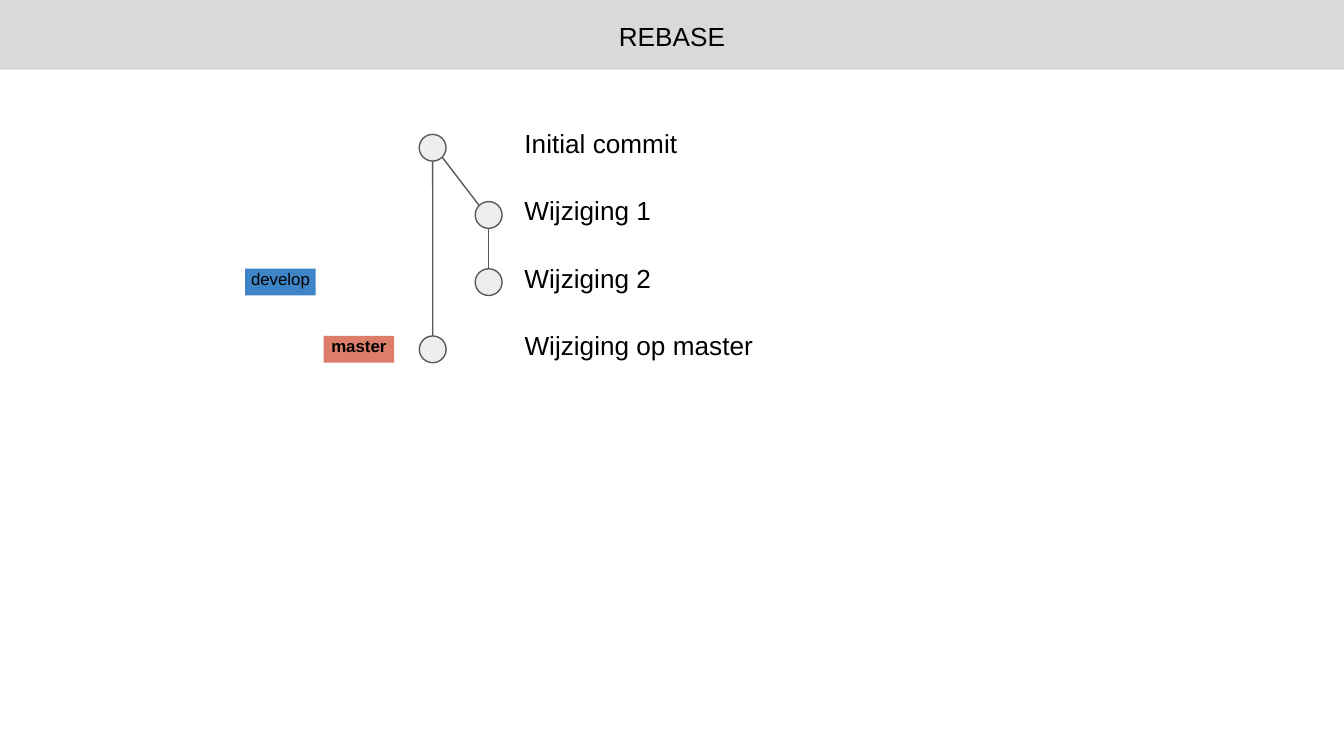
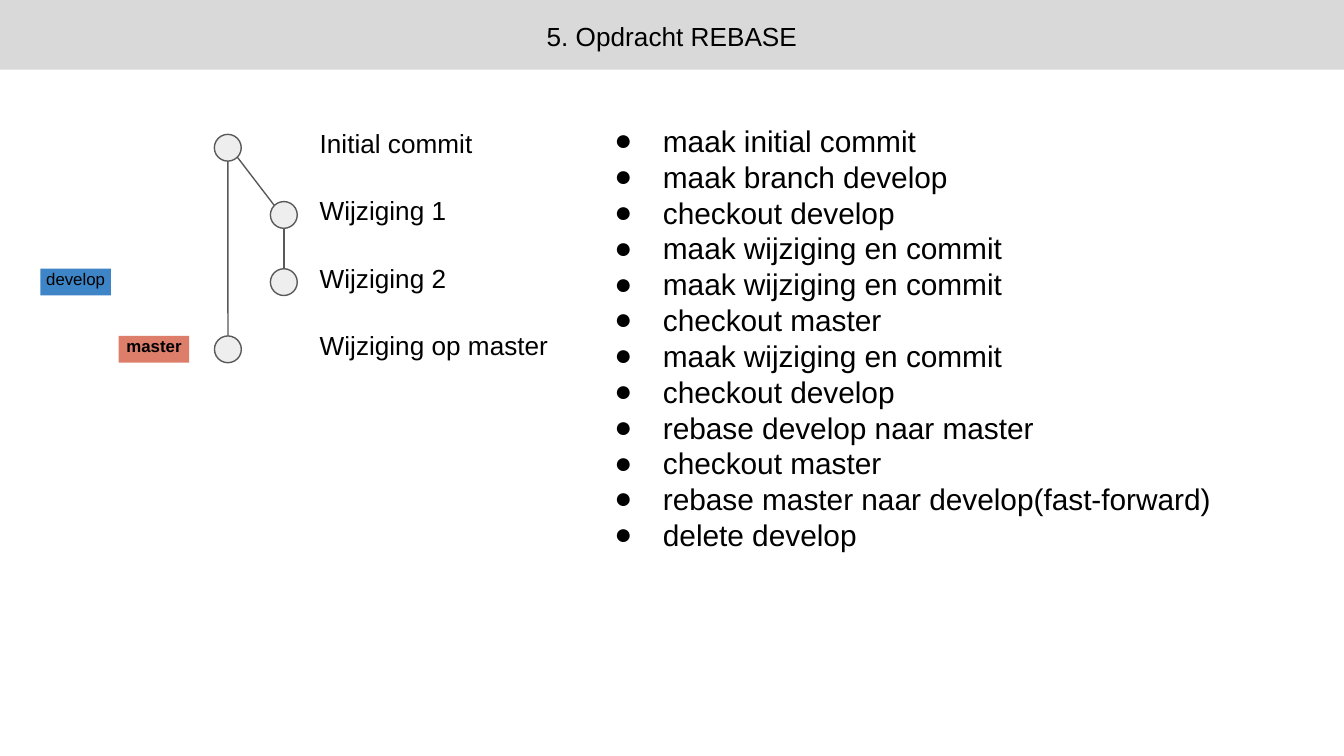
Before and after one commit to Lveekhout/juniorsoftwareengineer, a slide deck: slide 7 of git-workshop-opdracht-rebase.pptx. Drawn at 1344x756 pixels with LibreOffice and Linux fonts; fonts in the diff are those of the drawing. Boxes give left, top, right and bottom in pixels: in the first picture for what was removed or moved away, otherwise in the second. Text is boxed around its words. In the diff, an @@ line names an element or a change of style, - is before the commit and + after.

```diff
--- a/git-workshop-opdracht-rebase.pptx
+++ b/git-workshop-opdracht-rebase.pptx
@@ text in rectangle at <box>547,27,797,52</box>: text changed @@
-REBASE
+5. Opdracht REBASE
@@ text added at <box>663,130,1210,552</box>, 16 pt, text #000000 @@
+● maak initial commit
+● maak branch develop
+● checkout develop
+● maak wijziging en commit
+● maak wijziging en commit
+● checkout master
+● maak wijziging en commit
+● checkout develop
+● rebase develop naar master
+● checkout master
+● rebase master naar develop(fast-forward)
+● delete develop
@@ line moved from (489, 228) - (489, 269) to (238, 157) - (274, 206) @@
@@ line removed from (442, 157) to (480, 206) @@
@@ line added from (284, 228) to (284, 269), #595959 0.75 pt @@
@@ 4 texts, 4 ellipses, 2 rectangles, 1 line: place and size @@
-4 texts, 4 ellipses, 2 rectangles, 1 line at <box>245,134,753,363</box>
+4 texts, 4 ellipses, 2 rectangles, 1 line at <box>40,134,548,363</box>
```
Also in this commit, not shown: 11 other slides changed, 14 other files.
